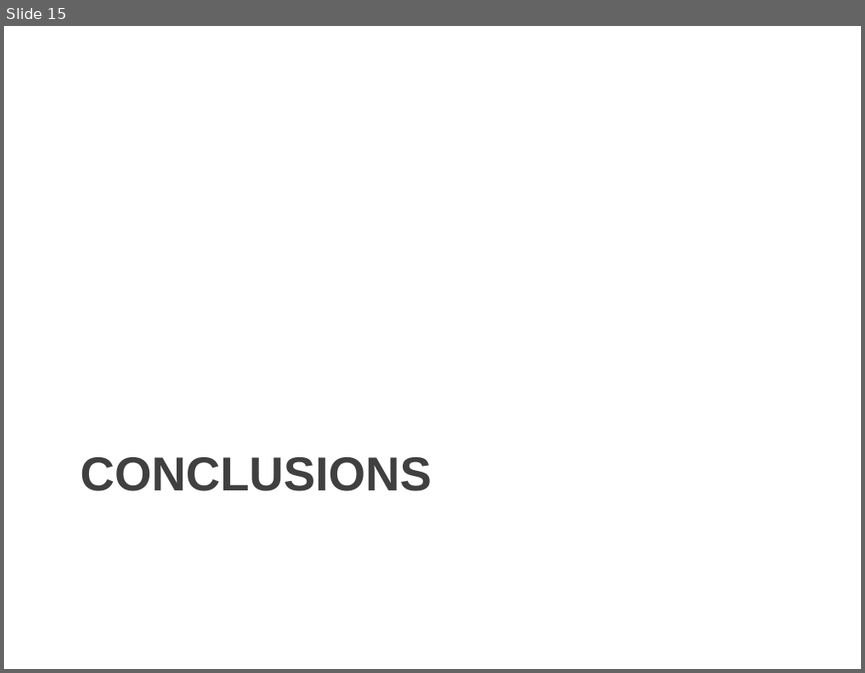
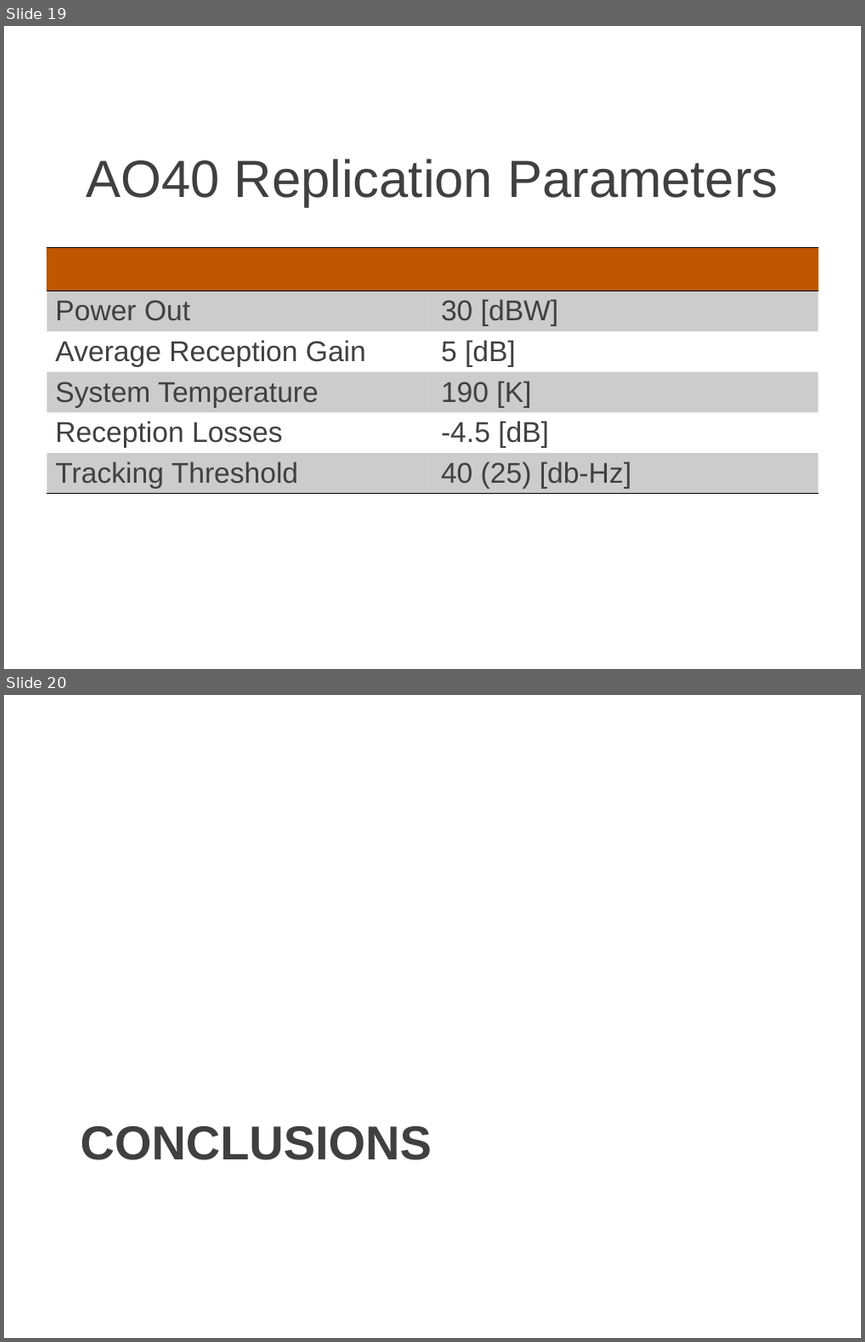
Before and after one commit to cullenself/ExtendedGNSS, a slide deck: Report/Extended GNSS.pptx. Shown one above the other, each under a label of ours: slide 15 before the commit, slides 19 and 20 after it. The pictures are 865x673 and 865x1342 pixels, drawn with LibreOffice and Linux fonts; fonts in the diff are those of the drawing; background and template pictures are left out. Boxes give left, top, right and bottom in pixels: in the first picture for what was removed or moved away, otherwise in the second. Text is boxed around its words. In the diff, an @@ line names an element or a change of style, - is before the commit and + after.

```diff
--- a/Report/Extended GNSS.pptx
+++ b/Report/Extended GNSS.pptx
@@ slide 19 added at (x1=4, y1=26, x2=861, y2=669), background picture (left out) @@
@@ title added at (x1=86, y1=159, x2=778, y2=207), 44 pt, text #404040 @@
+AO40 Replication Parameters
@@ table added at (x1=46, y1=247, x2=818, y2=492), 6 rows, 2 columns @@
+ | 
+Power Out | 30 [dBW]
+Average Reception Gain | 5 [dB]
+System Temperature | 190 [K]
+Reception Losses | -4.5 [dB]
+Tracking Threshold | 40 (25) [db-Hz]
@@ what was slide 15 is now slide 20 @@
```
Also in this commit, not shown: 2 slides changed, 6 other slides added, 1 slide removed, 2 other files.
